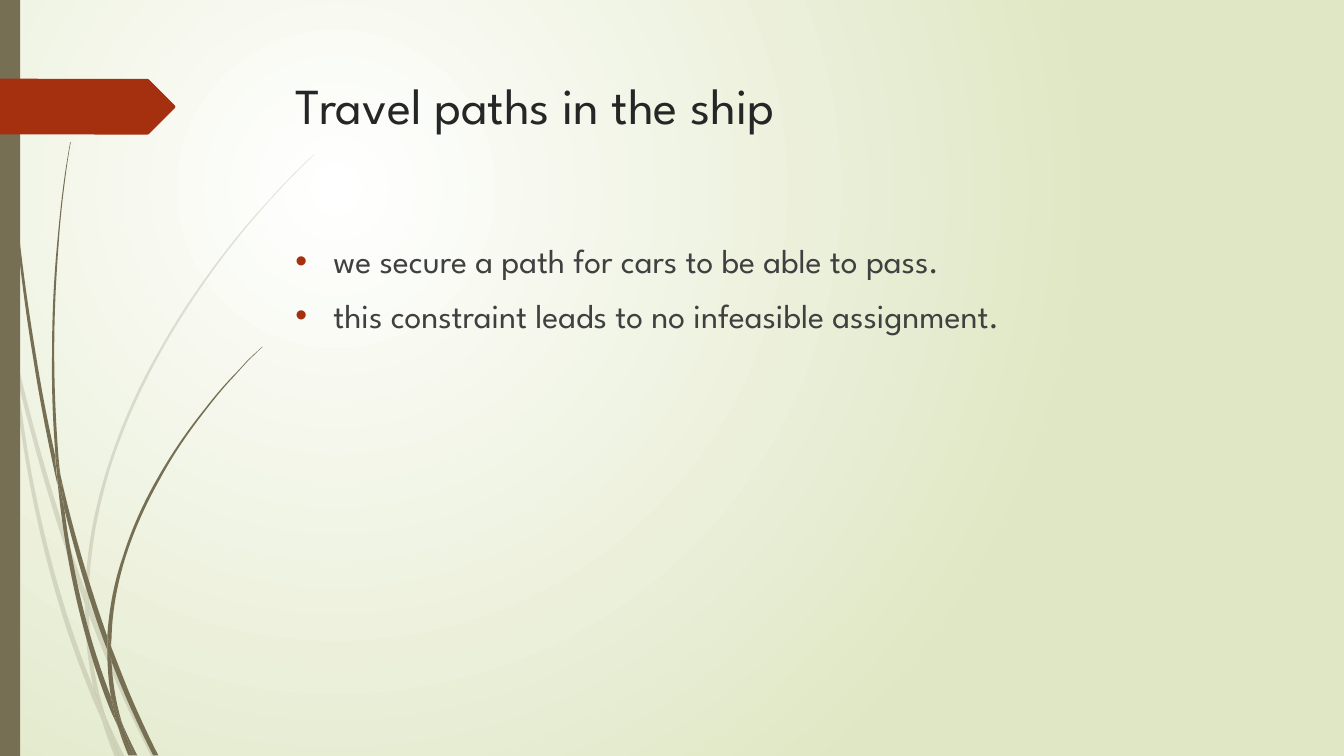
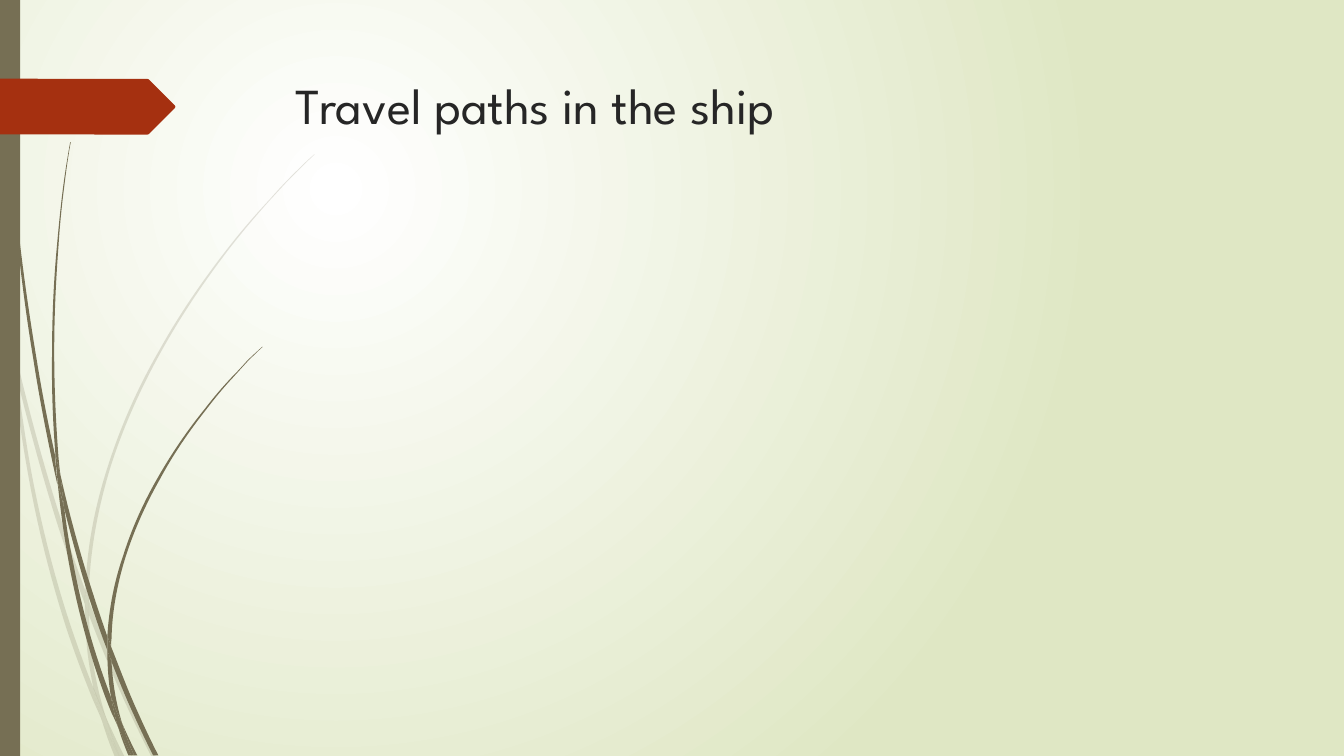
Before and after one commit to r-kurosu/kline_new, a slide deck: slide 20 of 5月 中間報告pptx.pptx (slide 19 before the commit). Drawn at 1344x756 pixels with LibreOffice and Linux fonts; fonts in the diff are those of the drawing; grey boxes stand for pictures. Boxes give left, top, right and bottom in pixels: in the first picture for what was removed or moved away, otherwise in the second. Text is boxed around its words. In the diff, an @@ line names an element or a change of style, - is before the commit and + after.

```diff
--- a/5月 中間報告pptx.pptx
+++ b/5月 中間報告pptx.pptx
@@ text removed at [333,249,999,336] @@
-• we secure a path for cars to be able to pass.
-• this constraint leads to no infeasible assignment.
```
Also in this commit, not shown: 6 other slides changed, 5 slides added.
